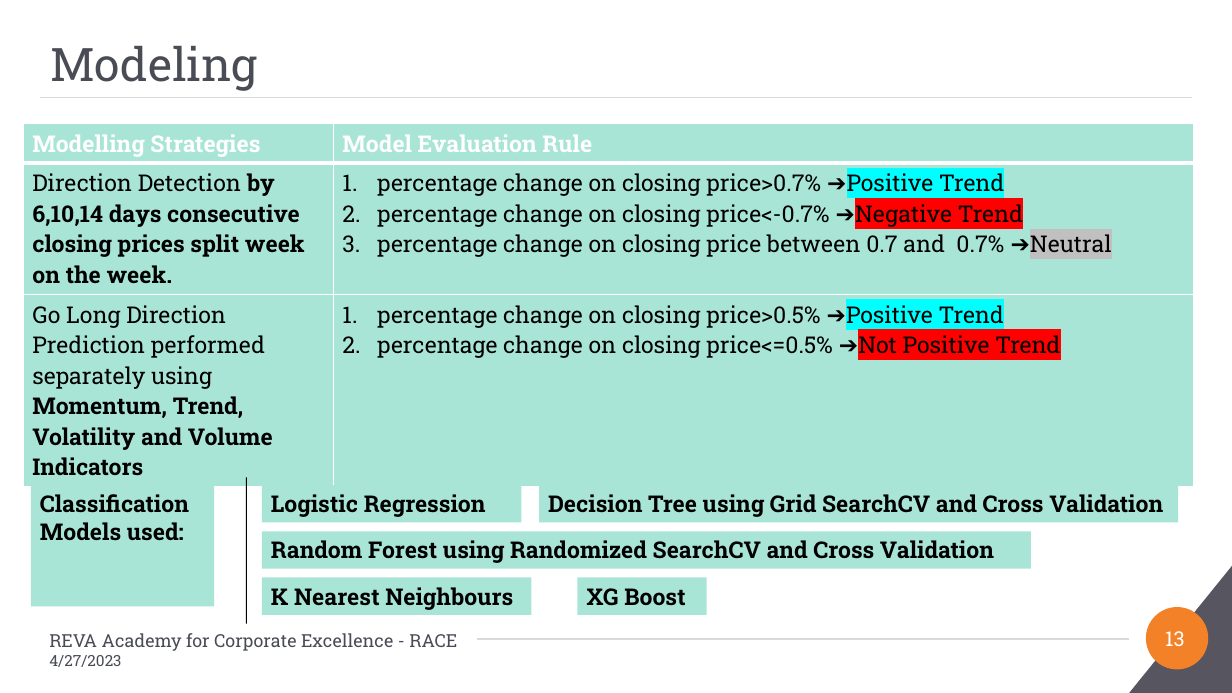
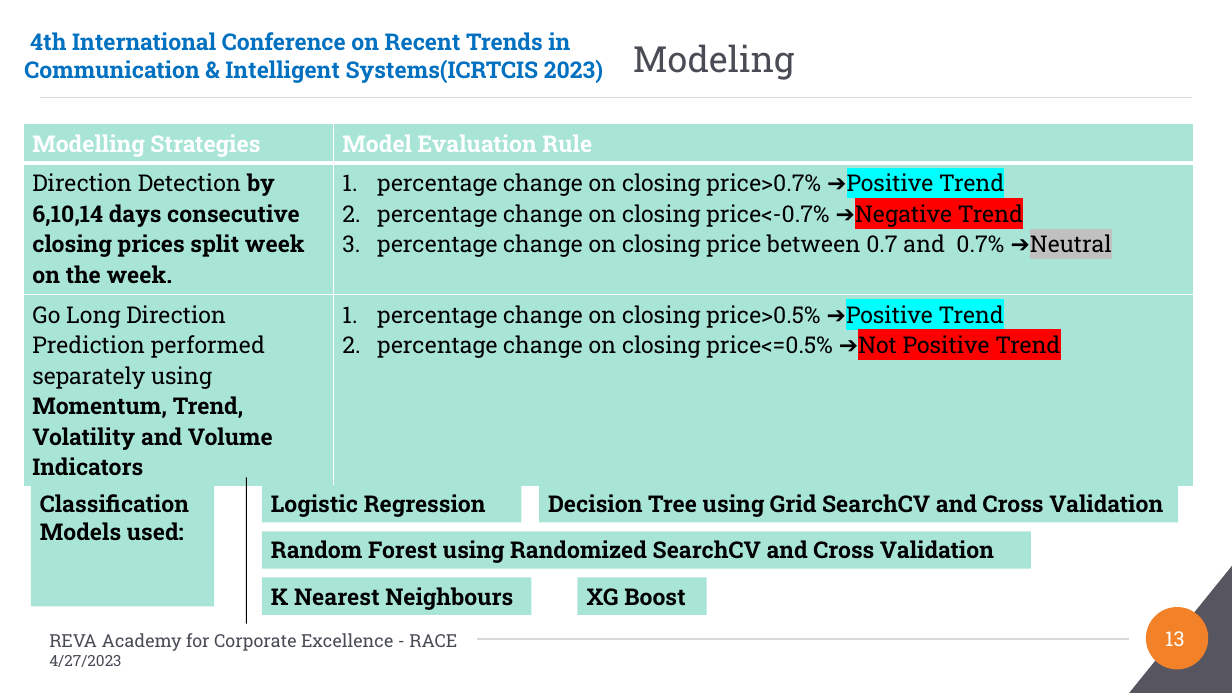
Before and after one commit to Embedded-org/ACCOMPLISHMENTS, a slide deck: slide 13 of RACE_CAPSTONE_PROJECT2/Conference_Paper2/PaperID-180_Direction Detection of Select Stocks with Machine Learning.pptx. Drawn at 1232x693 pixels with LibreOffice and Linux fonts; fonts in the diff are those of the drawing; background and template pictures are left out. Boxes give left, top, right and bottom in pixels: in the first picture for what was removed or moved away, otherwise in the second. Text is boxed around its words. In the diff, an @@ line names an element or a change of style, - is before the commit and + after.

```diff
--- a/RACE_CAPSTONE_PROJECT2/Conference_Paper2/PaperID-180_Direction Detection of Select Stocks with Machine Learning.pptx
+++ b/RACE_CAPSTONE_PROJECT2/Conference_Paper2/PaperID-180_Direction Detection of Select Stocks with Machine Learning.pptx
@@ title "Modeling": place and size @@
-title "Modeling" at (50, 46, 257, 91)
+title "Modeling" at (633, 44, 794, 80)
@@ title "Modeling" at (633, 44, 794, 80): size 36 to 28 pt @@
@@ text added at (24, 32, 603, 83), 18 pt, text #0070C0, bold @@
+4th International Conference on Recent Trends in Communication & Intelligent Systems(ICRTCIS 2023)
```
Also in this commit, not shown: 22 other slides changed.
